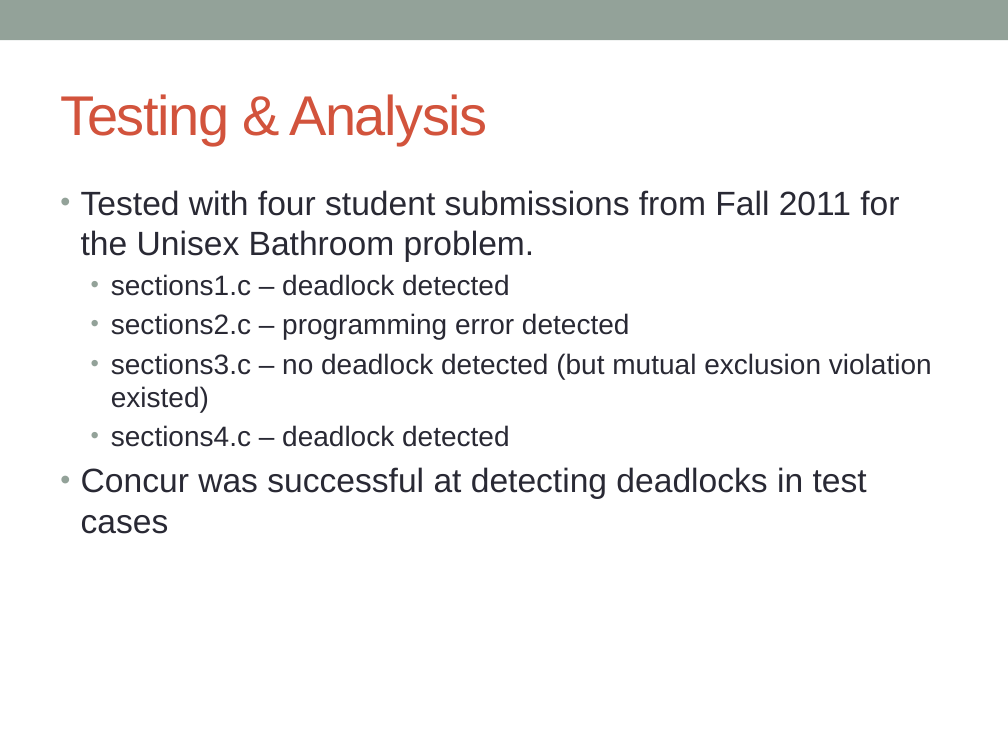
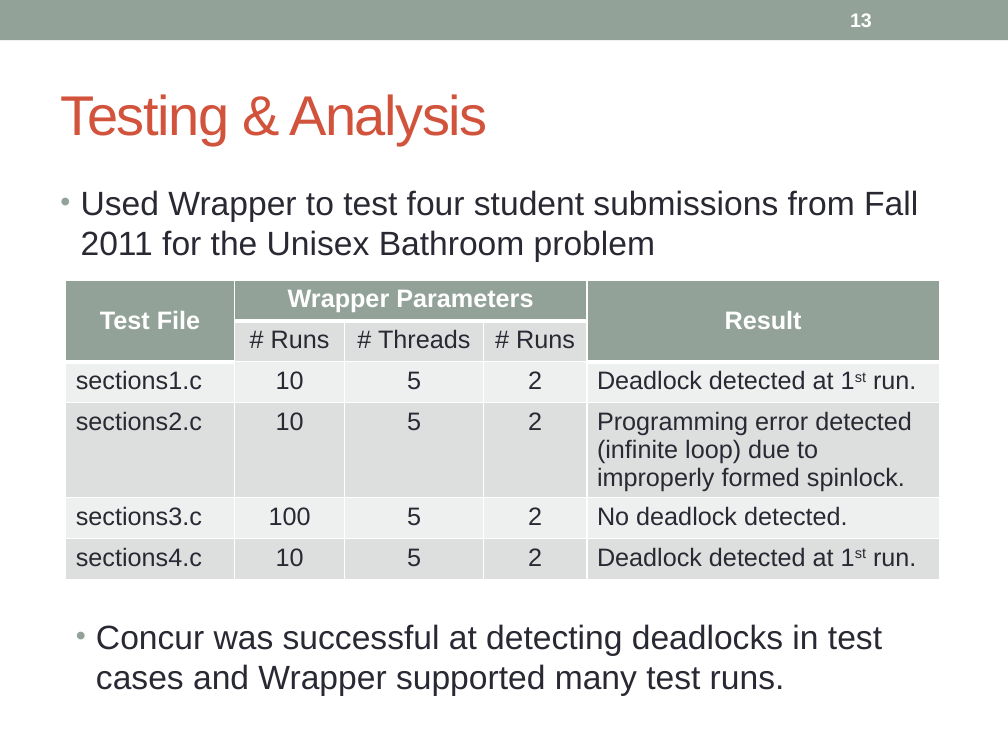
Before and after one commit to concurTestFramework/concurTestFramework, a slide deck: slide 13 of Documents/Concur_Presentation.pptx. Drawn at 1008x756 pixels with LibreOffice and Linux fonts; fonts in the diff are those of the drawing. Boxes give left, top, right and bottom in pixels: in the first picture for what was removed or moved away, otherwise in the second. Text is boxed around its words. In the diff, an @@ line names an element or a change of style, - is before the commit and + after.

```diff
--- a/Documents/Concur_Presentation.pptx
+++ b/Documents/Concur_Presentation.pptx
@@ page number added at [850,13,872,27], 14 pt, text #FFFFFF, bold @@
+13
@@ text at [81,190,918,262]: text changed; size 20 to 24 pt @@
-• Tested with four student submissions from Fall 2011 for the Unisex Bathroom problem.
-  • sections1.c – deadlock detected
-  • sections2.c – programming error detected
-  • sections3.c – no deadlock detected (but mutual exclusion violation existed)
-  • sections4.c – deadlock detected
-• Concur was successful at detecting deadlocks in test cases
+• Used Wrapper to test four student submissions from Fall 2011 for the Unisex Bathroom problem
@@ table added at [66,280,939,586], 6 rows, 5 columns @@
+Test File | Wrapper Parameters |  |  | Result
+ | # Runs | # Threads | # Runs | 
+sections1.c | 10 | 5 | 2 | Deadlock detected at 1st run.
+sections2.c | 10 | 5 | 2 | Programming error detected (infinite loop) due to improperly formed spinlock.
+sections3.c | 100 | 5 | 2 | No deadlock detected.
+sections4.c | 10 | 5 | 2 | Deadlock detected at 1st run.
@@ text added at [96,624,882,696], 24 pt, text #292934 @@
+• Concur was successful at detecting deadlocks in test cases and Wrapper supported many test runs.
```
Also in this commit, not shown: 21 other slides changed.
